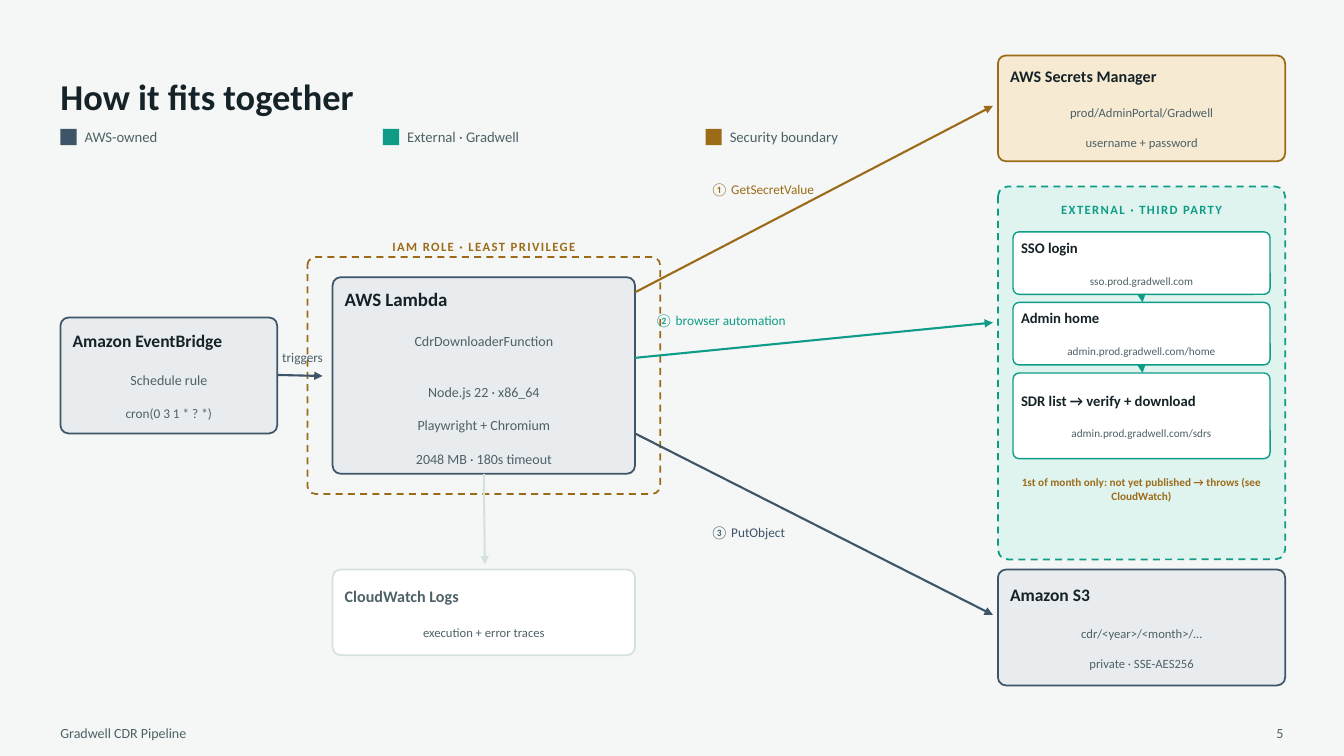
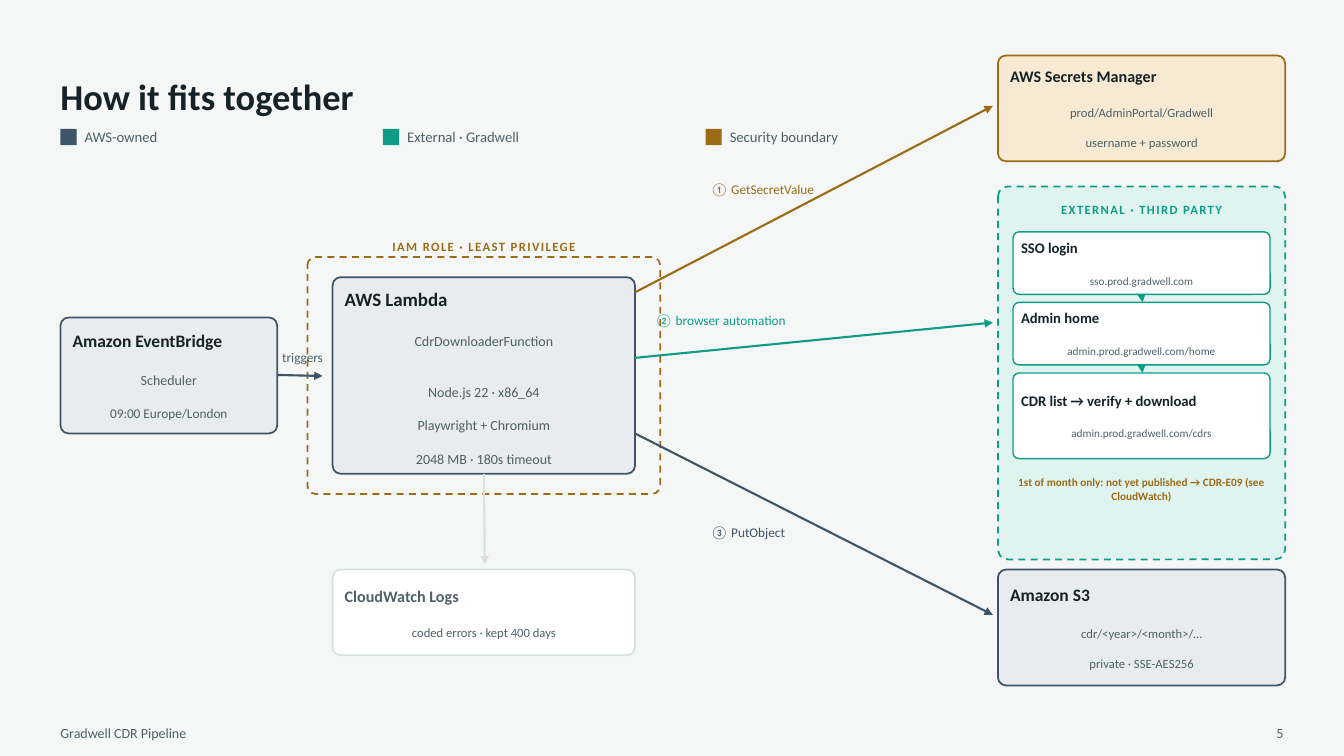
Before and after one commit to owenid/portal_login_automation_for_sdr_download, a slide deck: slide 5 of Gradwell-CDR-Pipeline-Solution-Overview.pptx. Drawn at 1344x756 pixels with LibreOffice and Linux fonts; fonts in the diff are those of the drawing. Boxes give left, top, right and bottom in pixels: in the first picture for what was removed or moved away, otherwise in the second. Text is boxed around its words. In the diff, an @@ line names an element or a change of style, - is before the commit and + after.

```diff
--- a/Gradwell-CDR-Pipeline-Solution-Overview.pptx
+++ b/Gradwell-CDR-Pipeline-Solution-Overview.pptx
@@ text at (x1=110, y1=375, x2=227, y2=420): text changed; size 10 to 9.5 pt @@
-Schedule rule
-cron(0 3 1 * ? *)
+Scheduler
+09:00 Europe/London
@@ text at (x1=1021, y1=395, x2=1211, y2=439): text changed @@
-SDR list → verify + download
-admin.prod.gradwell.com/sdrs
+CDR list → verify + download
+admin.prod.gradwell.com/cdrs
@@ text at (x1=1018, y1=478, x2=1264, y2=502): text changed @@
-1st of month only: not yet published → throws (see CloudWatch)
+1st of month only: not yet published → CDR-E09 (see CloudWatch)
@@ text at (x1=412, y1=628, x2=556, y2=639): text changed @@
-execution + error traces
+coded errors · kept 400 days
```
Also in this commit, not shown: 8 other slides changed, 3 other files.
